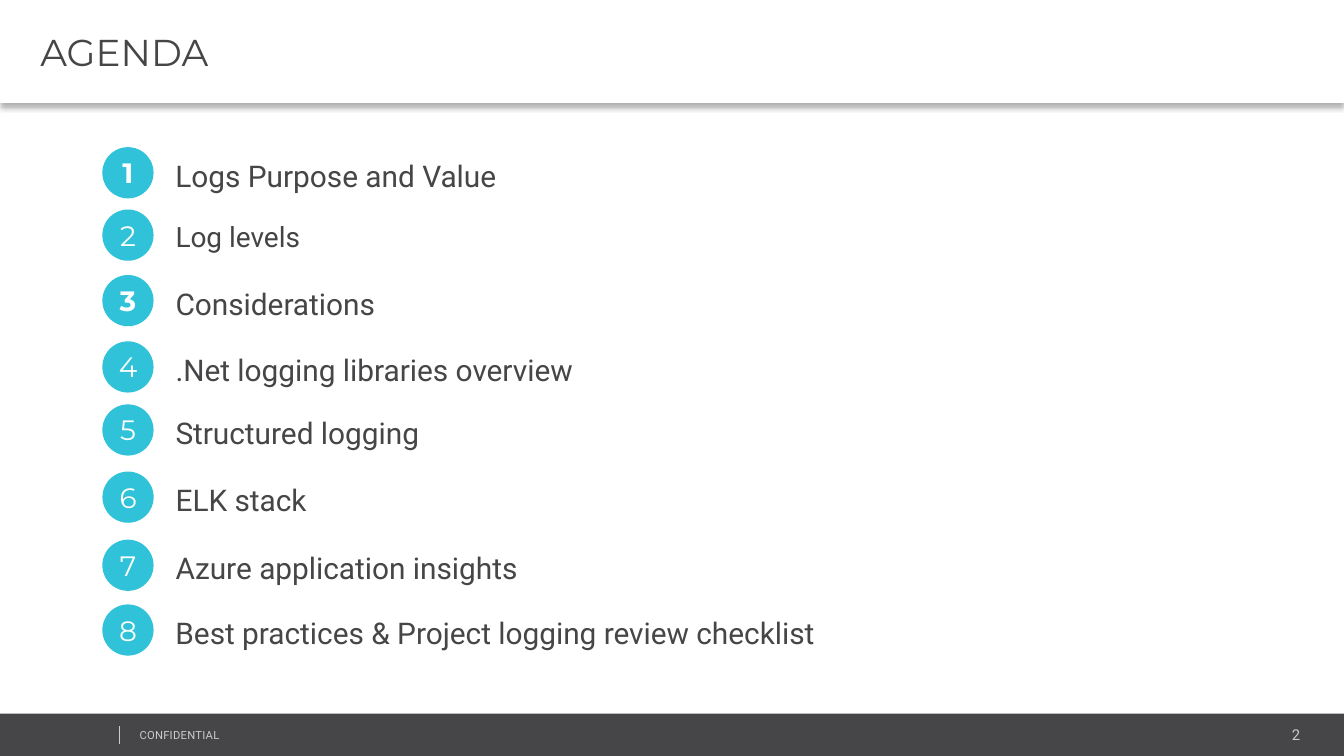
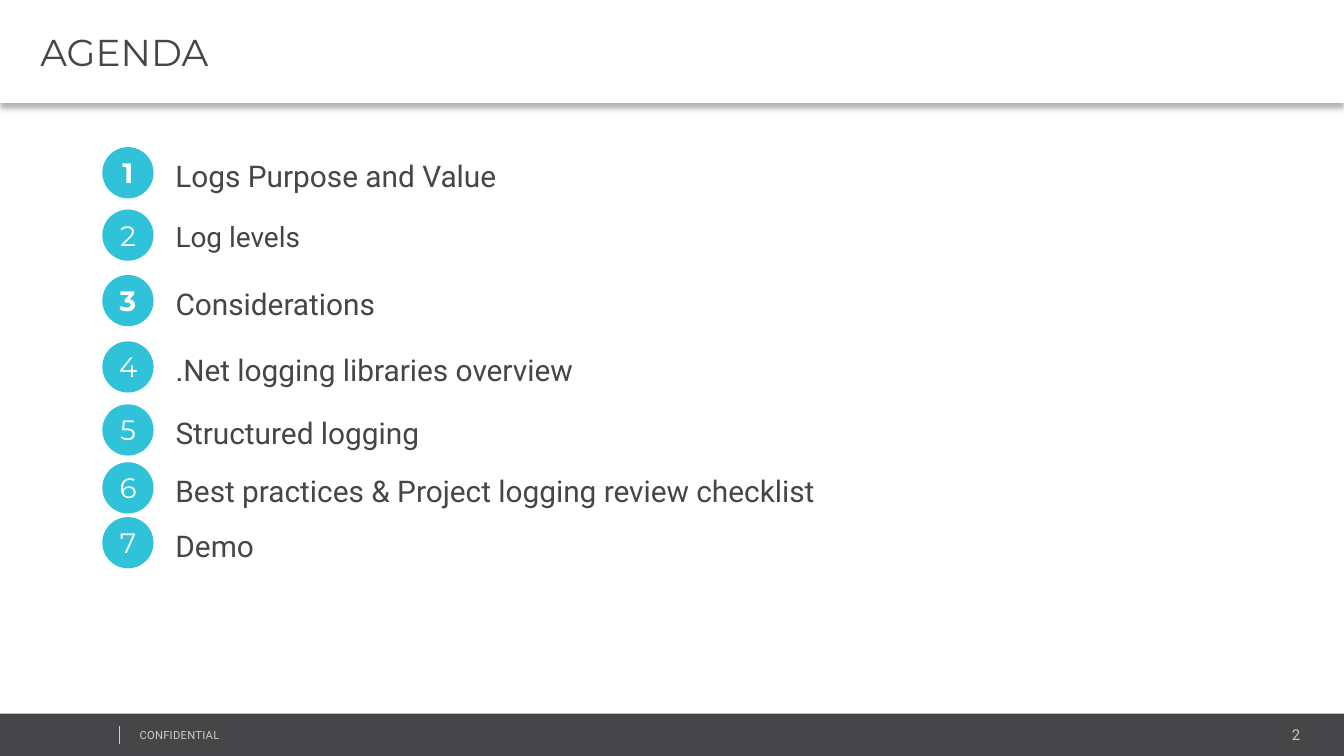
Before and after one commit to maksim-soldatenko/Caching_CDP_2017, a slide deck: slide 2 of LoggingLecture/presentation/Logging.pptx. Drawn at 1344x756 pixels with LibreOffice and Linux fonts; fonts in the diff are those of the drawing; background and template pictures are left out. Boxes give left, top, right and bottom in pixels: in the first picture for what was removed or moved away, otherwise in the second. Text is boxed around its words. In the diff, an @@ line names an element or a change of style, - is before the commit and + after.

Commit message:
presentation updated

```diff
--- a/LoggingLecture/presentation/Logging.pptx
+++ b/LoggingLecture/presentation/Logging.pptx
@@ ellipse: place and size @@
-ellipse at (102, 605, 153, 656)
+ellipse at (102, 462, 153, 513)
@@ ellipse removed at (102, 472, 153, 523) @@
@@ text "6": place and size @@
-text "6" at (120, 488, 137, 508)
+text "6" at (120, 478, 137, 498)
@@ text "Best practices & Project logging ...": place and size @@
-text "Best practices & Project logging ..." at (175, 621, 814, 651)
+text "Best practices & Project logging ..." at (175, 479, 814, 509)
@@ text removed at (176, 488, 307, 512) @@
-ELK stack
@@ ellipse: place and size @@
-ellipse at (102, 540, 153, 591)
+ellipse at (102, 517, 153, 569)
@@ text "7": place and size @@
-text "7" at (120, 556, 136, 576)
+text "7" at (120, 533, 136, 553)
@@ text added at (175, 535, 253, 558), 16 pt, text #464547 @@
+Demo
@@ text removed at (176, 556, 518, 585) @@
-Azure application insights
@@ text removed at (119, 621, 137, 641) @@
-8
```
Also in this commit, not shown: 3 other slides changed, 1 slide added, 8 slides removed.
